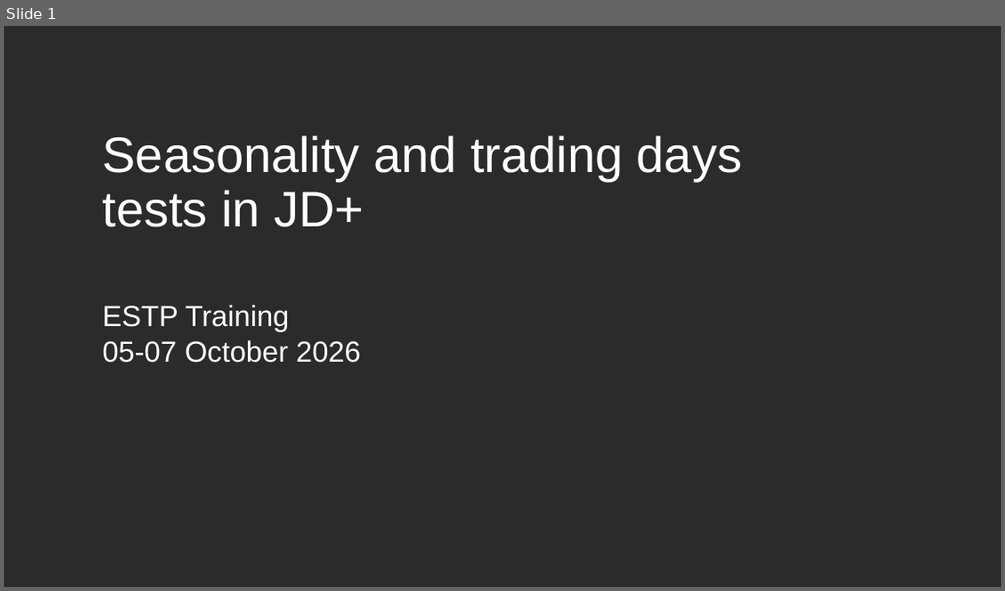
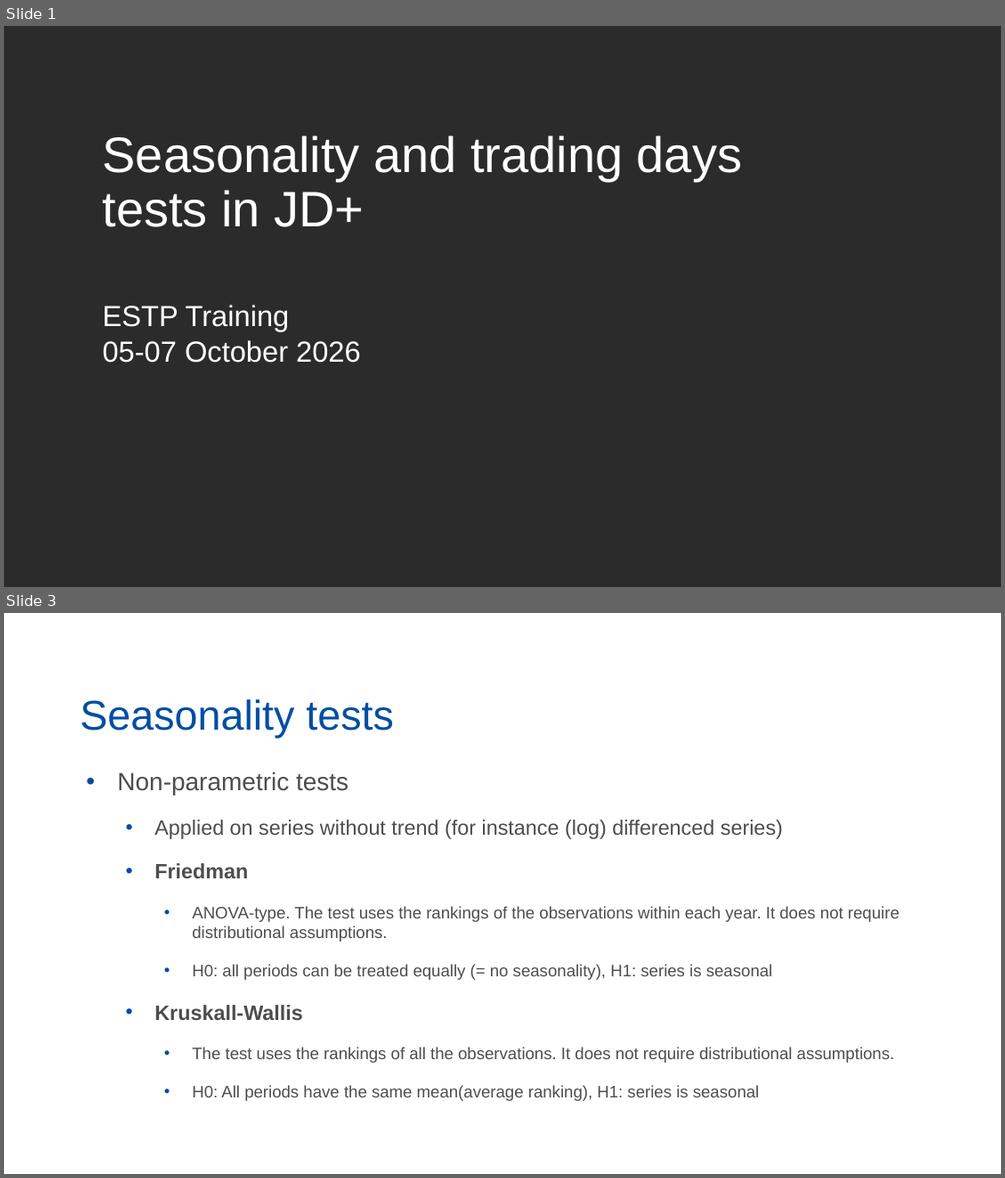
Before and after one commit to palatej/ESTP2026, a slide deck: 1.6 Seasonality tests.pptx. Shown one above the other, each under a label of ours: slide 1 before the commit, slides 1 and 3 after it; the slides between them are not shown. The pictures are 1005x591 and 1005x1178 pixels, drawn with LibreOffice and Linux fonts; fonts in the diff are those of the drawing; background and template pictures are left out; a plain dark background stands for a picture behind light text. Boxes give left, top, right and bottom in pixels: in the first picture for what was removed or moved away, otherwise in the second. Text is boxed around its words. In the diff, an @@ line names an element or a change of style, - is before the commit and + after.

```diff
--- a/1.6 Seasonality tests.pptx
+++ b/1.6 Seasonality tests.pptx
@@ slide 3 added at <box>4,613,1001,1174</box>, background #FFFFFF @@
@@ title added at <box>80,699,393,738</box>, 40 pt, text #034EA2 @@
+Seasonality tests
@@ text added at <box>117,771,899,1101</box>, 16 pt, text #4D4D4D @@
+• Non-parametric tests
+  • Applied on series without trend (for instance (log) differenced series)
+  • Friedman
+    • ANOVA-type. The test uses the rankings of the observations within each year. It does not require distributional assumptions.
+    • H0: all periods can be treated equally (= no seasonality), H1: series is seasonal
+  • Kruskall-Wallis
+    • The test uses the rankings of all the observations. It does not require distributional assumptions.
+    • H0: All periods have the same mean(average ranking), H1: series is seasonal
```
Also in this commit, not shown: 9 other slides added, 16 slides removed, 5 other files.
